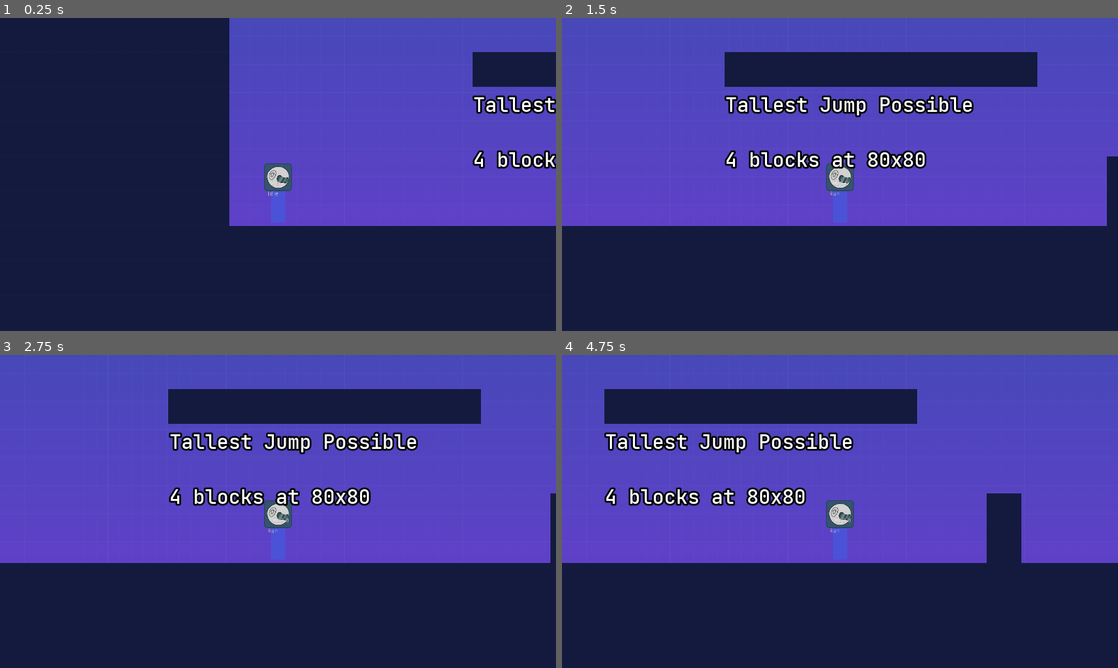
Above: before the commit, frames 1-4 (two rows, left to right).
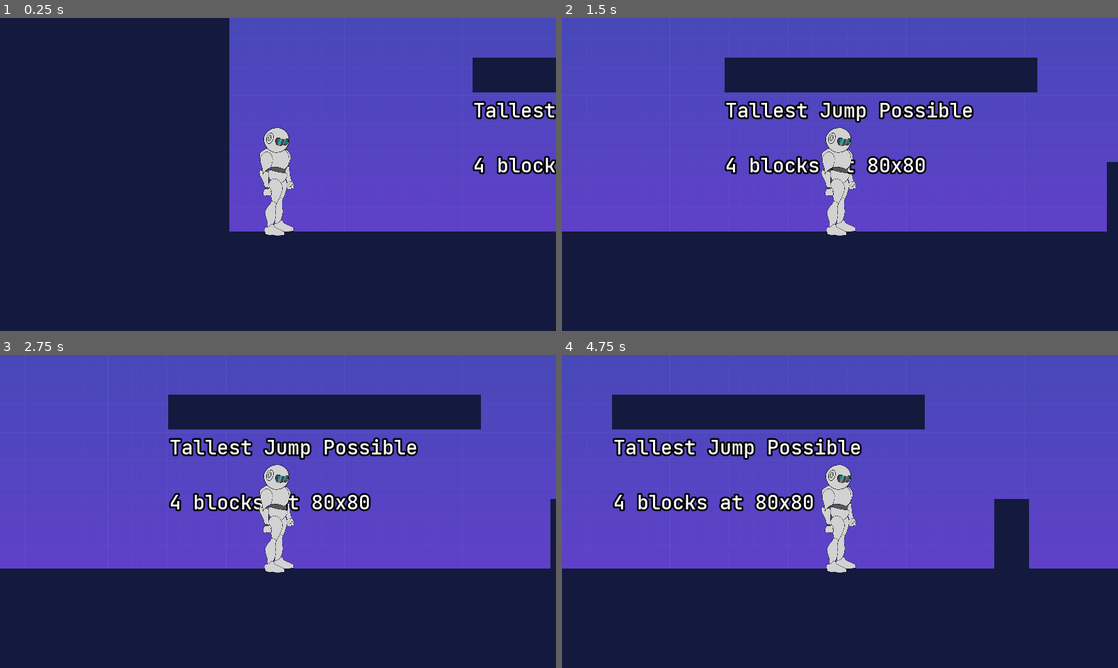
Above: after the commit, the same moments.

Repository: KurzweilTV/AssemblyJam
Game: Godot game, scene res://Maps/Level1.tscn
Two runs of this game, one before a commit and one after it. Both use one fixed random seed, a clock stepped at 60 frames per second and the inputs below. This scene is started directly instead of the project's main scene.
Inputs:
- Up to frame 1 (0.25 s): no input
- Up to frame 2 (1.5 s): tap Enter (ui_accept) at 0.5, 0.77 s; hold Right (ui_right) from 0.53 s (still down)
- Up to frame 3 (2.75 s): tap Enter (ui_accept) at 1.52 s; release Right (ui_right) at 2.03 s; hold Left (ui_left) from 2.03 s (still down)
- Up to frame 4 (4.75 s): release Left (ui_left) at 2.78 s; hold Right (ui_right) 2.78-4.28 s; tap Enter (ui_accept) at 3.02, 3.77, 4.25, 4.52 s; hold Left (ui_left) from 4.28 s (still down)

The runs differ from the first frame. In frame 1, 4.3% of the frame differs, in the area x 41-100%, y 10-70%; in frame 2, 8.6%; in frame 3, 8.6%; in frame 4, 10%, in the area x 0-100%, y 10-70%.

Commit message:
Player Skeleton
first attempt at IK for player rig

Diff:
--- a/Player/Player.tscn
+++ b/Player/Player.tscn
@@ -1,37 +1,221 @@
-[gd_scene load_steps=11 format=2]
+[gd_scene load_steps=25 format=2]
 
 [ext_resource path="res://StateMachine/StateMachine.gd" type="Script" id=1]
 [ext_resource path="res://Player/Player.gd" type="Script" id=2]
-[ext_resource path="res://icon.png" type="Texture" id=3]
 [ext_resource path="res://Player/States/Spawn.gd" type="Script" id=4]
 [ext_resource path="res://Player/States/Move.gd" type="Script" id=5]
 [ext_resource path="res://Player/States/Fall.gd" type="Script" id=6]
 [ext_resource path="res://Player/States/Idle.gd" type="Script" id=7]
 [ext_resource path="res://Player/States/Run.gd" type="Script" id=8]
 [ext_resource path="res://Player/States/Jump.gd" type="Script" id=9]
+[ext_resource path="res://Player/Art/CustomTorso.png" type="Texture" id=10]
+[ext_resource path="res://Player/Art/ROBO_0000s_0001_RIGHT-UPPER-ARM.png" type="Texture" id=11]
+[ext_resource path="res://Player/Art/ROBO_0000s_0013_LEFT-UPPER-ARM.png" type="Texture" id=12]
+[ext_resource path="res://Player/Art/ROBO_0000s_0011_LEFT-HAND.png" type="Texture" id=13]
+[ext_resource path="res://Player/Art/ROBO_0000s_0010_LEFT-THIGH-.png" type="Texture" id=14]
+[ext_resource path="res://Player/Art/ROBO_0000s_0008_LEFT-FOOT.png" type="Texture" id=15]
+[ext_resource path="res://Player/Art/ROBO_0000s_0005_RIGHT-THIGH.png" type="Texture" id=16]
+[ext_resource path="res://Player/Art/ROBO_0000s_0003_RIGHT-FOOT.png" type="Texture" id=17]
+[ext_resource path="res://Player/Art/ROBO_0000s_0006_HEAD.png" type="Texture" id=18]
+[ext_resource path="res://Player/Art/ROBO_0000s_0002_RIGHT-LOWER-ARM.png" type="Texture" id=19]
+[ext_resource path="res://Player/Art/CustomHip.png" type="Texture" id=20]
+[ext_resource path="res://Player/Art/ROBO_0000s_0004_RIGHT-LOWER-LEG.png" type="Texture" id=21]
+[ext_resource path="res://Player/Art/ROBO_0000s_0000_RIGHT-HAND.png" type="Texture" id=22]
+[ext_resource path="res://Player/Art/ROBO_0000s_0009_LEFT-LOWER-LEG-.png" type="Texture" id=23]
+[ext_resource path="res://Player/Art/ROBO_0000s_0012_LEFT-LOWER-ARM-.png" type="Texture" id=24]
 
 [sub_resource type="CapsuleShape2D" id=1]
-radius = 24.0
-height = 48.0
+radius = 30.0
+height = 192.0
 
 [node name="Player" type="KinematicBody2D"]
 script = ExtResource( 2 )
 
-[node name="Polygon2D" type="Polygon2D" parent="."]
-position = Vector2( 0, -32 )
-color = Color( 0.294118, 0.329412, 0.85098, 1 )
-polygon = PoolVector2Array( -16, 32, -16, -96, 16, -96, 16, 32 )
-
-[node name="Icon" type="Sprite" parent="."]
-position = Vector2( 0, -104 )
-texture = ExtResource( 3 )
+[node name="IKPlayer" type="Node2D" parent="."]
+position = Vector2( -1, -101 )
+rotation = -0.0907931
+
+[node name="hip" type="Sprite" parent="IKPlayer"]
+position = Vector2( 1, -4 )
+scale = Vector2( 0.5, 0.5 )
+z_index = 2
+texture = ExtResource( 20 )
+__meta__ = {
+"_edit_ik_": true
+}
+
+[node name="torso" type="Sprite" parent="IKPlayer/hip"]
+position = Vector2( -2, -16 )
+z_index = -1
+texture = ExtResource( 10 )
+offset = Vector2( -6.08994, -54.3337 )
+__meta__ = {
+"_edit_bone_": true,
+"_edit_ik_": true
+}
+
+[node name="head" type="Sprite" parent="IKPlayer/hip/torso"]
+position = Vector2( 10, -102 )
+rotation = -0.0587904
+texture = ExtResource( 18 )
+offset = Vector2( 4, -50 )
+__meta__ = {
+"_edit_bone_": true
+}
+
+[node name="end" type="Position2D" parent="IKPlayer/hip/torso/head"]
+__meta__ = {
+"_edit_bone_": true
+}
+
+[node name="arm_r" type="Sprite" parent="IKPlayer/hip/torso"]
+position = Vector2( -42, -88 )
+rotation = -0.416944
+z_index = 4
+texture = ExtResource( 11 )
+offset = Vector2( -18.0899, 27.6663 )
+__meta__ = {
+"_edit_bone_": true,
+"_edit_ik_": true
+}
+
+[node name="arm_r_lower" type="Sprite" parent="IKPlayer/hip/torso/arm_r"]
+position = Vector2( -28.1947, 55.9022 )
+rotation = 1.22522
+z_index = -1
+texture = ExtResource( 19 )
+offset = Vector2( 24.2, 34.1008 )
+__meta__ = {
+"_edit_bone_": true
+}
+
+[node name="hand_r" type="Sprite" parent="IKPlayer/hip/torso/arm_r/arm_r_lower"]
+position = Vector2( 65.7846, 69.9456 )
+rotation = 0.110255
+texture = ExtResource( 22 )
+offset = Vector2( 10.3489, 9.56417 )
+__meta__ = {
+"_edit_bone_": true
+}
+
+[node name="end" type="Position2D" parent="IKPlayer/hip/torso/arm_r/arm_r_lower/hand_r"]
+position = Vector2( 7.52811, 11.1053 )
+__meta__ = {
+"_edit_bone_": true
+}
+
+[node name="arm_l" type="Sprite" parent="IKPlayer/hip/torso"]
+position = Vector2( 46, -96 )
+rotation = 0.0406962
+z_index = -1
+texture = ExtResource( 12 )
+offset = Vector2( -4, 42 )
+__meta__ = {
+"_edit_bone_": true,
+"_edit_ik_": true
+}
+
+[node name="arm_l_lower" type="Sprite" parent="IKPlayer/hip/torso/arm_l"]
+position = Vector2( 6, 66 )
+rotation = 0.0994559
+z_index = -1
+texture = ExtResource( 24 )
+offset = Vector2( -4, 34 )
+__meta__ = {
+"_edit_bone_": true
+}
+
+[node name="hand_l" type="Sprite" parent="IKPlayer/hip/torso/arm_l/arm_l_lower"]
+position = Vector2( 17.2604, 76.5119 )
+rotation = 0.133959
+texture = ExtResource( 13 )
+offset = Vector2( 1.86732, 13.2544 )
+__meta__ = {
+"_edit_bone_": true
+}
+
+[node name="end" type="Position2D" parent="IKPlayer/hip/torso/arm_l/arm_l_lower/hand_l"]
+position = Vector2( -1.12154, 11.4003 )
+__meta__ = {
+"_edit_bone_": true
+}
+
+[node name="leg_l" type="Sprite" parent="IKPlayer/hip"]
+position = Vector2( 8, 22 )
+rotation = -6.14945
+z_index = -1
+texture = ExtResource( 14 )
+offset = Vector2( 0, 42 )
+__meta__ = {
+"_edit_bone_": true,
+"_edit_ik_": true
+}
+
+[node name="leg_l_lower" type="Sprite" parent="IKPlayer/hip/leg_l"]
+position = Vector2( 2.56075, 85.5046 )
+rotation = -0.172162
+texture = ExtResource( 23 )
+offset = Vector2( -13.832, 50.8642 )
+__meta__ = {
+"_edit_bone_": true
+}
+
+[node name="foot_l" type="Sprite" parent="IKPlayer/hip/leg_l/leg_l_lower"]
+position = Vector2( -20.7993, 107.73 )
+rotation = 0.101242
+texture = ExtResource( 15 )
+offset = Vector2( 23.9381, 10.9851 )
+__meta__ = {
+"_edit_bone_": true
+}
+
+[node name="end" type="Position2D" parent="IKPlayer/hip/leg_l/leg_l_lower/foot_l"]
+position = Vector2( 4.0351, 5.97649 )
+__meta__ = {
+"_edit_bone_": true
+}
+
+[node name="leg_r" type="Sprite" parent="IKPlayer/hip"]
+position = Vector2( -15.0577, 22.5354 )
+rotation = -0.224685
+z_index = 1
+texture = ExtResource( 16 )
+offset = Vector2( -12, 50 )
+__meta__ = {
+"_edit_bone_": true,
+"_edit_ik_": true
+}
+
+[node name="leg_r_lower" type="Sprite" parent="IKPlayer/hip/leg_r"]
+position = Vector2( -38.9046, 93.6332 )
+rotation = 0.102557
+texture = ExtResource( 21 )
+offset = Vector2( -17.9051, 48.7373 )
+__meta__ = {
+"_edit_bone_": true
+}
+
+[node name="foot_r" type="Sprite" parent="IKPlayer/hip/leg_r/leg_r_lower"]
+position = Vector2( -35.0137, 99.9008 )
+rotation = 0.205263
+texture = ExtResource( 17 )
+offset = Vector2( 17.2395, 15.3194 )
+__meta__ = {
+"_edit_bone_": true
+}
+
+[node name="end" type="Position2D" parent="IKPlayer/hip/leg_r/leg_r_lower/foot_r"]
+__meta__ = {
+"_edit_bone_": true
+}
 
 [node name="Camera2D" type="Camera2D" parent="."]
 position = Vector2( 0, -110 )
 current = true
 
 [node name="CollisionShape2D" type="CollisionShape2D" parent="."]
-position = Vector2( 0, -40 )
+visible = false
+position = Vector2( -1, -105 )
 shape = SubResource( 1 )
 
 [node name="StateMachine" type="Node" parent="."]
@@ -57,12 +241,14 @@
 script = ExtResource( 9 )
 
 [node name="Label" type="Label" parent="."]
+visible = false
 margin_left = -24.0
 margin_top = -72.0
 margin_right = 16.0
 margin_bottom = -58.0
 
 [node name="Label2" type="Label" parent="."]
+visible = false
 margin_left = -16.0
 margin_top = -96.0
 margin_right = 24.0
Binary file added: Player/Art/CustomHip.png
Not shown, added: Player/Art/CustomHip.png.import
Binary file added: Player/Art/CustomTorso.png
Not shown, added: Player/Art/CustomTorso.png.import
Binary file added: Player/Art/ROBO_0000s_0000_RIGHT-HAND.png
Not shown, added: Player/Art/ROBO_0000s_0000_RIGHT-HAND.png.import
Binary file added: Player/Art/ROBO_0000s_0001_RIGHT-UPPER-ARM.png
Not shown, added: Player/Art/ROBO_0000s_0001_RIGHT-UPPER-ARM.png.import
Binary file added: Player/Art/ROBO_0000s_0002_RIGHT-LOWER-ARM.png
Not shown, added: Player/Art/ROBO_0000s_0002_RIGHT-LOWER-ARM.png.import
Binary file added: Player/Art/ROBO_0000s_0003_RIGHT-FOOT.png
Not shown, added: Player/Art/ROBO_0000s_0003_RIGHT-FOOT.png.import
(and 20 more such lines)
